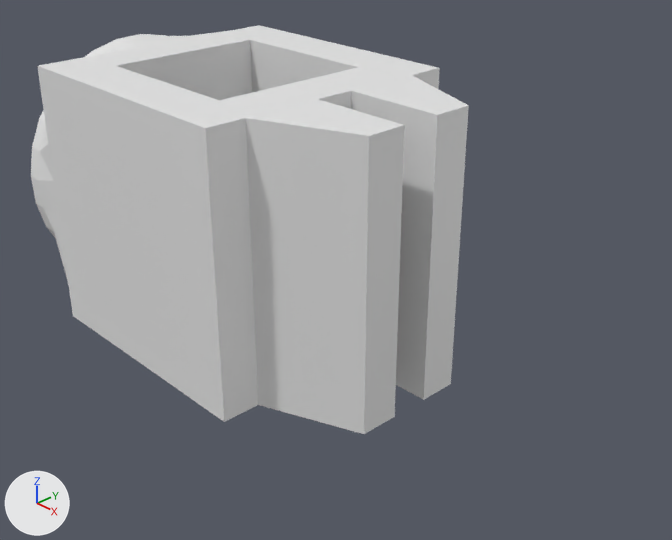
A saved change to the Blender file 3D Models/blindMount.blend.
One viewpoint serves both versions: a camera (50 mm lens) standing at (0.0658, -0.0501, 0.033) and looking at (0.0129, -0.0001, -0.0028). Lighting does not change. The marker at lower left points along +X, +Y and +Z.

Objects in the first picture: 'Blind Hanger V1'.
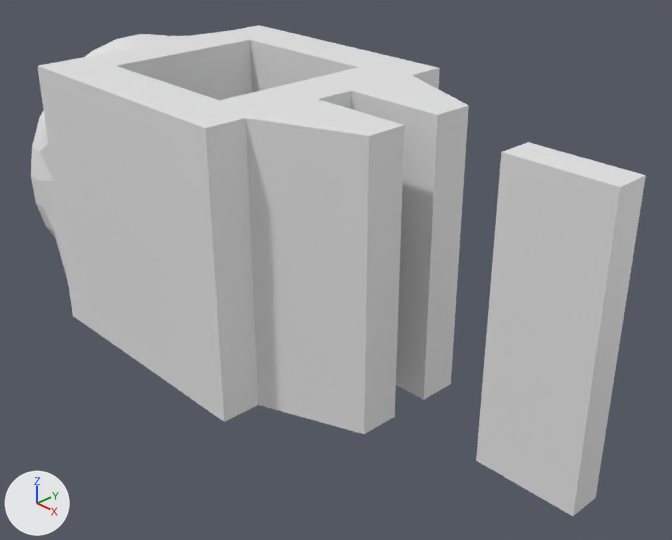
Where the change shows, as pixel boxes (x1, y1, x2, y2) in the pictures (672 x 540 px):
```json
{"object": "Insert", "change": "added", "after": [476, 142, 646, 516]}
```

Edits to the scene script, one JSON object a line:
```json
{"op": "add", "block": "me_cube", "code": ["me_cube = bpy.data.meshes.new('Cube')", "me_cube.from_pydata(...)  # a box spanning x -0.305..0.305, y -0.305..0.305, z -0.305..0.305"]}
{"op": "add", "block": "ob_insert", "code": ["ob_insert = bpy.data.objects.new('Insert', me_cube)", "ob_insert.location = (0.03485, 0.0, 0.0)", "ob_insert.scale = (0.0146, 0.00487, 0.0417)"]}
```
